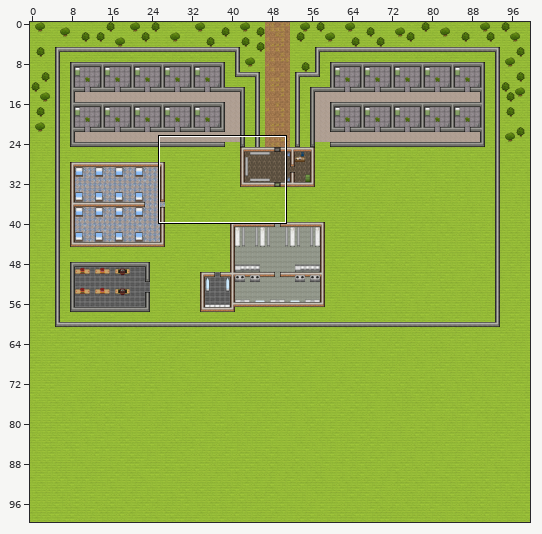
Tiled map (JSON) -- Map/Map(good).json. The first picture is a wide view before the edit; the outline marks the close-up.
Close-up. Earlier state:
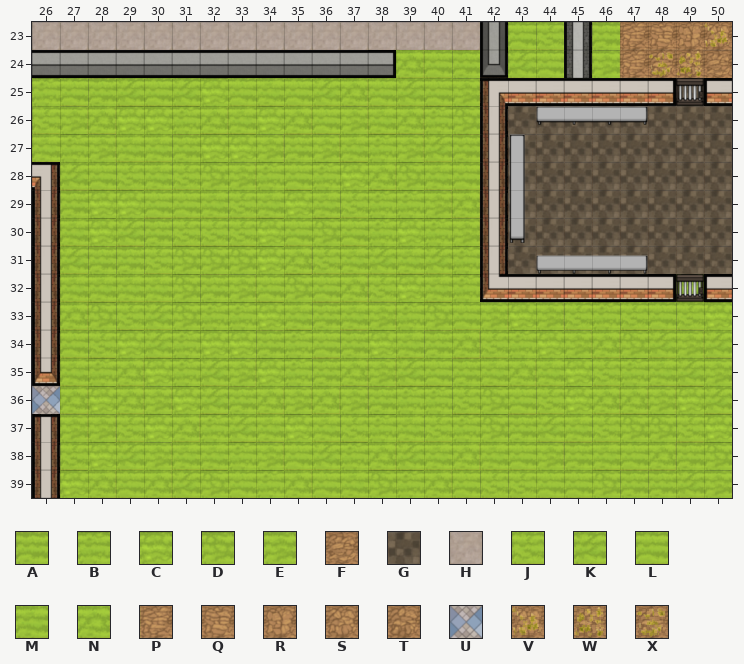
Cells are 32x32 px. Shown: x 26..50, y 23..39. The commit also changed other parts of the map, which this record leaves out.
Key: from "Tileset": A 128, B 129, C 130, D 131, E 132, F 137, G 138, H 143, J 160, K 161, L 162, M 163, N 164, P 165, Q 166, R 167, S 168, T 169, U 276, V 413, W 414, X 415.
_ is an empty cell.
Layers that did not change in this view are not listed.
Layer "Floor" before, first column x 26:
23 HHHHHHHHHHHHHHHH_LJ_APQRS
24 _____________NLA_KL_EPTTF
25 BLAKLKCLMLKNLKLE_______G_
26 JENCCBNMCNLEMNBD_GGGGGGGG
27 MBEMMACCEAEMBEKA_GGGGGGGG
28 _KLJMJDEBLBCNDML_GGGGGGGG
29 _ACCLLMJMCMJBBEN_GGGGGGGG
30 _MCKAJJJCLDLBCBE_GGGGGGGG
31 _KAAJDDDCNJMKMKB_GGGGGGGG
32 _MMMMDAELDLNJCMB_______A_
33 _NDJKDBBCMAMEBDLECEJBJLJC
34 _LJCKBCCABLACMANJBCENDKEK
35 _MBNCBKECBANEKLAMNMCJBMKE
36 UNCNECKANENEABBJDLJCNNECK
37 _EEJCNBKMCMJBMJBDAKMJDDJC
38 _JCKEMMBELKBNKMNMLEAMLNAD
39 _CNLNKDLBNLMDBNLJJLLDAAKE
And afterwards:
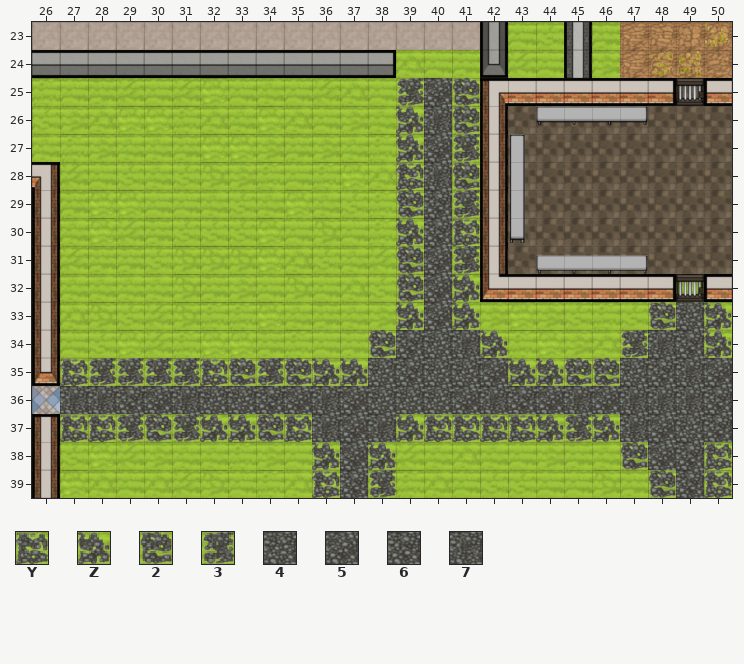
Further tiles: from "Tileset": Y 158, Z 159, 2 190, 3 191, 4 222, 5 223, 6 254, 7 255.
See-through tiles are keyed as they look on the map.
Change:
Changed rows in their new state; . is an unchanged cell.
Layer "Floor":
first column x 27:
25 .............5..........
26 .............7..........
27 .............5..........
28 .............7..........
29 .............6..........
30 .............6..........
31 .............5..........
32 .............5..........
33 .............5........4.
34 ............647......76.
35 ...........46445....4675
36 776574465754445765757776
37 .........757........7546
38 ..........5..........56.
39 ..........6...........6.
Layer "Floor Overlap":
first column x 27:
25 ............3.2.........
26 ............Z.2.........
27 ............Z.3.........
28 ............Y.2.........
29 ............2.3.........
30 ............Z.Y.........
31 ............2.3.........
32 ............2.Z.........
33 ............Z.Z......2.Z
34 ...........2...Z....3..Z
35 Y3333Y232ZZ.....ZZ22....
37 YY323ZZ2Y...ZYYYYZ3Z....
38 .........Z.Z........2..Y
39 .........Y.3.........2.Y
Boxes around the changes in both close-ups, in picture pixels (x1, y1, x2, y2):
changed: (60, 78, 732, 498)
